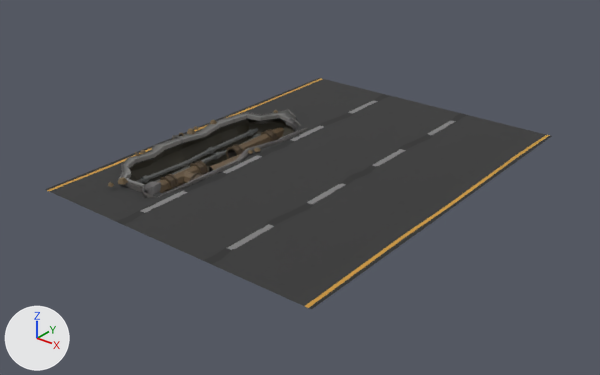
The OBJ model 3d Runner/Assets/Models/construction_with_hole.obj as it was, and as the next commit left it.
Camera for both pictures: a camera (50 mm lens) standing at (0.0727, -0.0943, 0.0809) and looking at (-0.0393, 0.0456, -0.0059). Lighting does not change. The marker at lower left points along +X, +Y and +Z. Where no turn or scale is listed for an object, it has been applied to the vertices.

Objects in the first picture: 'SM_Env_Road_YellowLines_02_Mesh.001_SM_Env_Road_YellowLines_02_Mesh.005', 'SM_Env_Sidewalk_Construction_01_Mesh.003'.
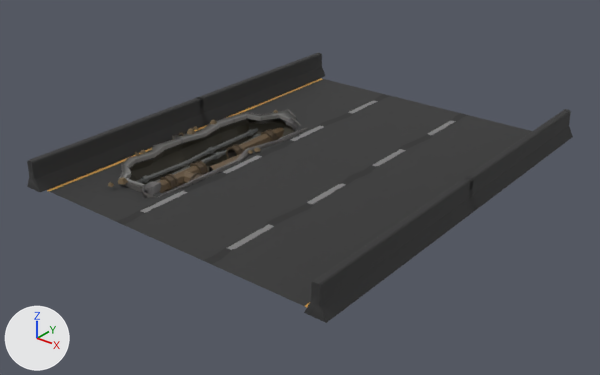
Where the change shows, as pixel boxes [x1, y1, x2, y2] in the pictures (600 x 375 px):
'Cube_Cube.001', added (black): after [304, 176, 477, 323]
'Cube_Cube.004', added (black): after [27, 97, 207, 192]
'Cube_Cube.002', added (black): after [463, 109, 573, 211]
'Cube_Cube.003', added (black): after [198, 53, 325, 125]

What changed in the scene script:
```text
Add mat_blinn269_011:
    mat_blinn269_011 = principled_material('blinn269.011')
    mat_blinn269_011.texture = img_polygoncity_road_03_png
    mat_blinn269_011.metallic = 0.5
    mat_blinn269_011.roughness = 0.853
Add mat_blinn269_010:
    mat_blinn269_010 = principled_material('blinn269.010')
    mat_blinn269_010.texture = img_polygoncity_road_03_png
    mat_blinn269_010.metallic = 0.5
    mat_blinn269_010.roughness = 0.853
Add mat_blinn269_009:
    mat_blinn269_009 = principled_material('blinn269.009')
    mat_blinn269_009.texture = img_polygoncity_road_03_png
    mat_blinn269_009.metallic = 0.5
    mat_blinn269_009.roughness = 0.853
Add me_cube_cube_004:
    me_cube_cube_004.from_pydata(...)  # 48 vertices, 30 faces; spans x -0.0796..-0.0748, y -0.0015..0.0513, z -0.0001..0.0069
    me_cube_cube_004.materials.append(mat_blinn269_011)  # picture img_polygoncity_road_03_png
Add me_cube_cube_003:
    me_cube_cube_003.from_pydata(...)  # 48 vertices, 30 faces; spans x -0.0796..-0.0748, y 0.0498..0.1026, z -0.0001..0.0069
    me_cube_cube_003.materials.append(mat_blinn269_010)  # picture img_polygoncity_road_03_png
Add me_cube_cube_002:
    me_cube_cube_002.from_pydata(...)  # 48 vertices, 30 faces; spans x -0.0007..0.0041, y 0.0498..0.1026, z -0.0001..0.0069
    me_cube_cube_002.materials.append(mat_blinn269_009)  # picture img_polygoncity_road_03_png
Add me_cube_cube_001:
    me_cube_cube_001.from_pydata(...)  # 48 vertices, 30 faces; spans x -0.0007..0.0041, y -0.0015..0.0513, z -0.0001..0.0069
    me_cube_cube_001.materials.append(mat_blinn269_005)  # picture img_polygoncity_road_03_png
Add ob_cube_cube_004:
    ob_cube_cube_004 = bpy.data.objects.new('Cube_Cube.004', me_cube_cube_004)
    ob_cube_cube_004.location = (0.0, 0.0, 0.0)
Add ob_cube_cube_003:
    ob_cube_cube_003 = bpy.data.objects.new('Cube_Cube.003', me_cube_cube_003)
    ob_cube_cube_003.location = (0.0, 0.0, 0.0)
Add ob_cube_cube_002:
    ob_cube_cube_002 = bpy.data.objects.new('Cube_Cube.002', me_cube_cube_002)
    ob_cube_cube_002.location = (0.0, 0.0, 0.0)
Add ob_cube_cube_001:
    ob_cube_cube_001 = bpy.data.objects.new('Cube_Cube.001', me_cube_cube_001)
    ob_cube_cube_001.location = (0.0, 0.0, 0.0)
```
